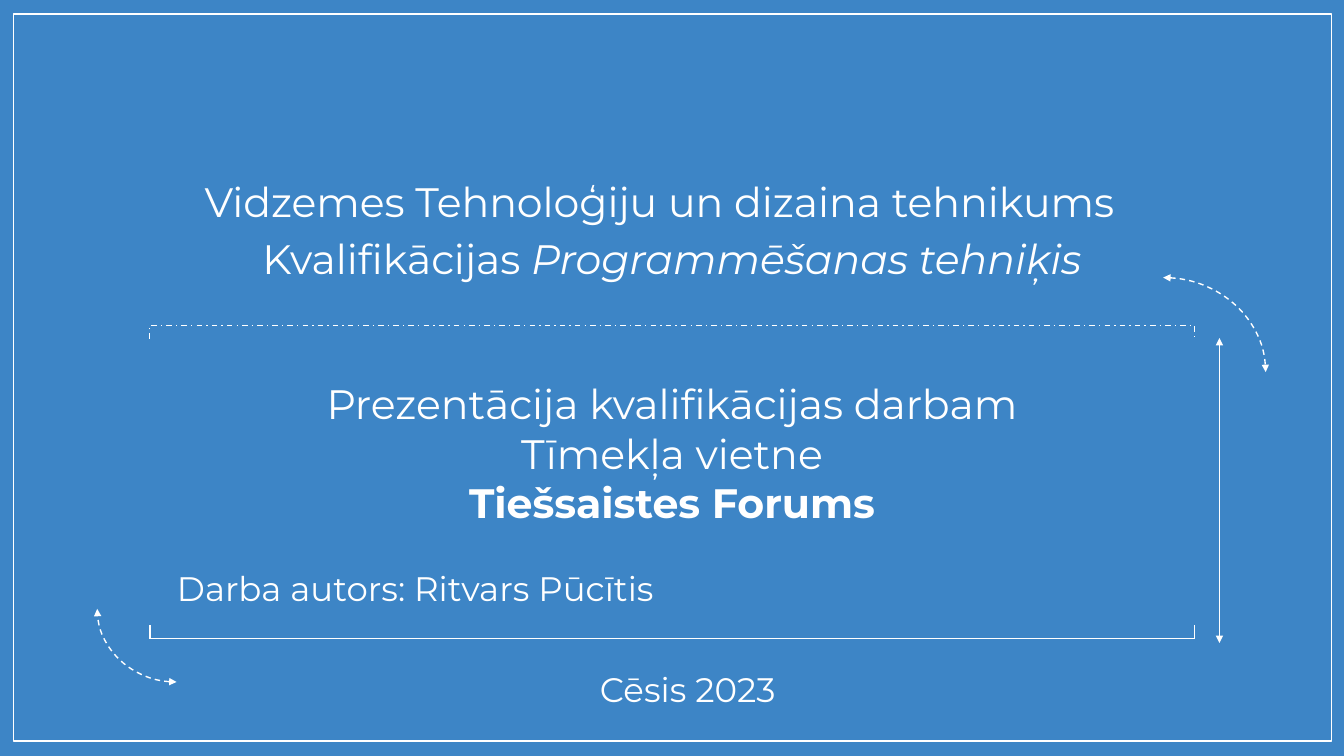
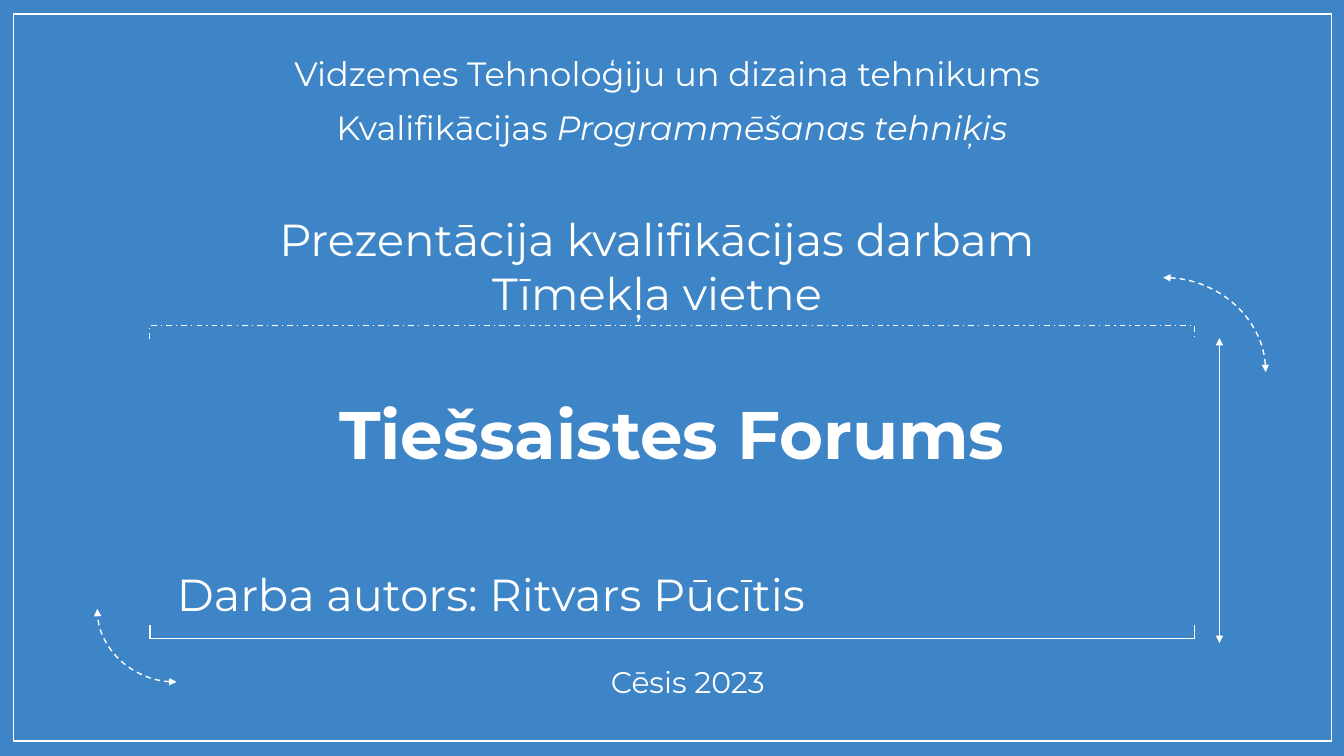
Before and after one commit to jkrigerts/qualification-work-requirements, a slide deck: slide 1 of public/Pucitis_Ritvars_IP19-KVD.pptx. Drawn at 1344x756 pixels with LibreOffice and Linux fonts; fonts in the diff are those of the drawing; background and template pictures are left out. Boxes give left, top, right and bottom in pixels: in the first picture for what was removed or moved away, otherwise in the second. Text is boxed around its words. In the diff, an @@ line names an element or a change of style, - is before the commit and + after.

Commit message:
Pielabota prezentacija

```diff
--- a/public/Pucitis_Ritvars_IP19-KVD.pptx
+++ b/public/Pucitis_Ritvars_IP19-KVD.pptx
@@ text "Vidzemes Tehnoloģiju un dizaina tehnikums" at (294, 60, 1040, 93): size 22 to 18 pt @@
@@ text "Vidzemes Tehnoloģiju un dizaina tehnikums": place and size @@
-text "Vidzemes Tehnoloģiju un dizaina tehnikums" at (205, 185, 1114, 225)
+text "Vidzemes Tehnoloģiju un dizaina tehnikums" at (294, 60, 1040, 93)
@@ text "Kvalifikācijas Programmēšanas tehniķis": place and size @@
-text "Kvalifikācijas Programmēšanas tehniķis" at (262, 243, 1081, 285)
+text "Kvalifikācijas Programmēšanas tehniķis" at (336, 115, 1007, 148)
@@ text "Kvalifikācijas Programmēšanas tehniķis" at (336, 115, 1007, 148): size 22 to 18 pt @@
@@ text added at (279, 222, 1035, 321), 24 pt, text #FFFFFF @@
+Prezentācija kvalifikācijas darbam
+Tīmekļa vietne
@@ title at (327, 388, 1017, 479): paragraphs removed @@
-Prezentācija kvalifikācijas darbam
-Tīmekļa vietne
@@ title "Tiešsaistes Forums": place and size @@
-title "Tiešsaistes Forums" at (327, 388, 1017, 519)
+title "Tiešsaistes Forums" at (339, 406, 1004, 460)
@@ title "Tiešsaistes Forums" at (339, 406, 1004, 460): size 22 to 36 pt @@
@@ subtitle "Darba autors: Ritvars Pūcītis" at (177, 577, 805, 611): size 18.2 to 24 pt @@
@@ subtitle "Cēsis 2023" at (611, 671, 764, 693): size 18.2 to 16 pt @@
```
